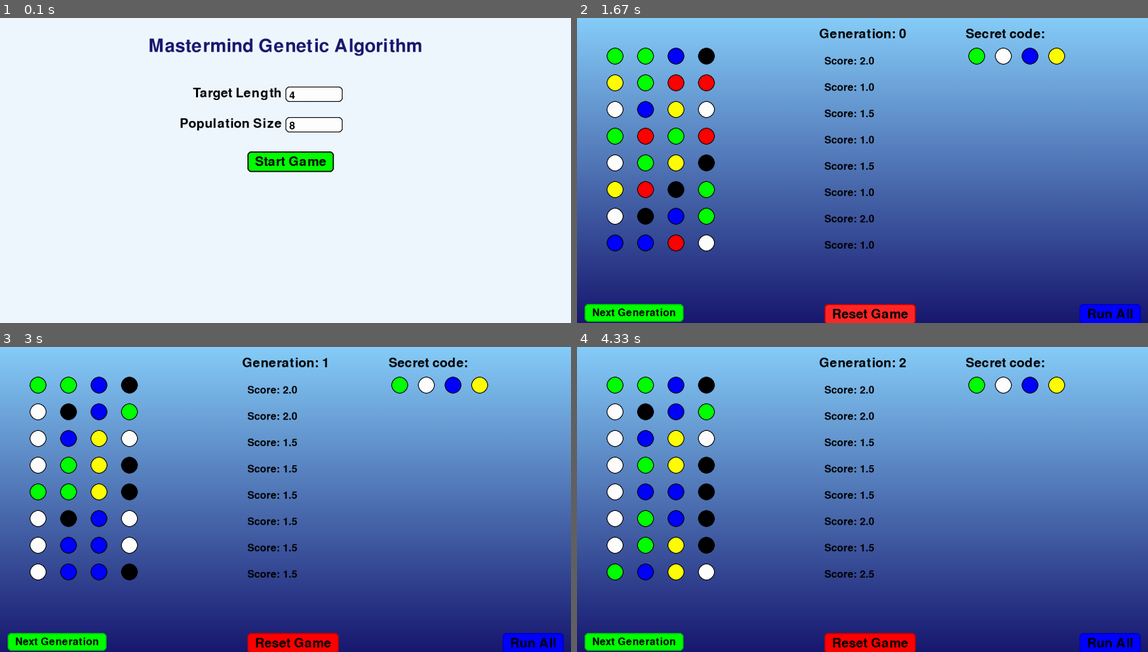
Above: before the commit, frames 1-4 (two rows, left to right).
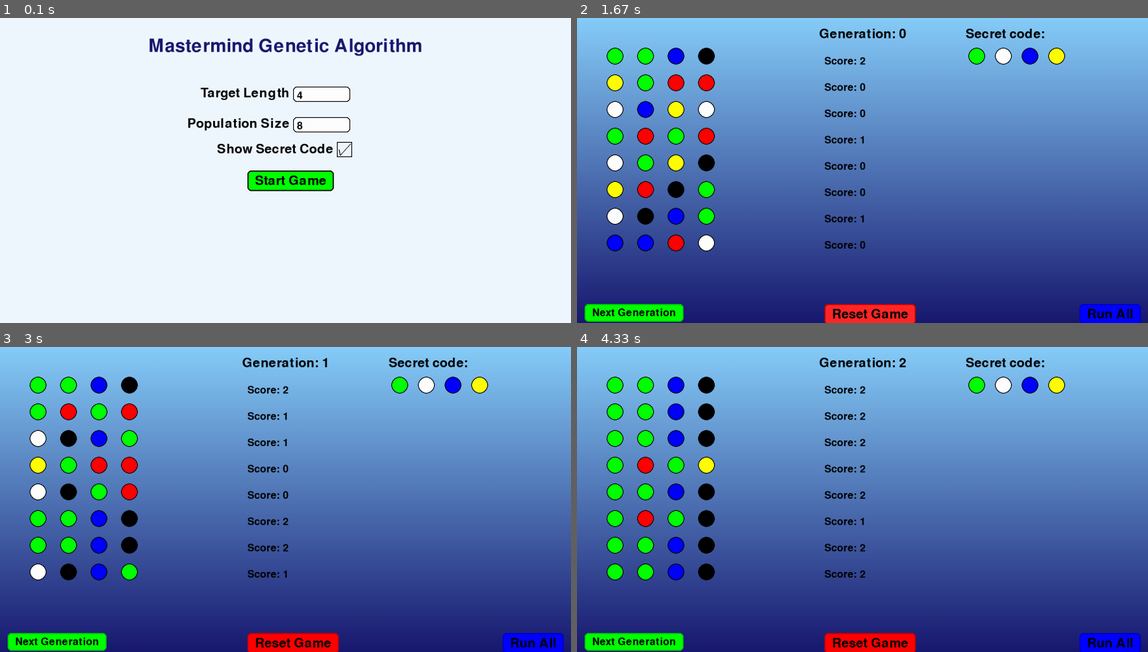
Above: after the commit, the same moments.

Repository: Totm33606/mastermind_app
Game: pygame game, started from mastermind_pygame.py
Two runs of this game, one before a commit and one after it. Both use one fixed random seed, a clock stepped at 60 frames per second and the inputs below.
Inputs (mouse positions are in pixels of both pictures, inside the frame that each line leads up to):
- Up to frame 1 (0.1 s): no input
- Up to frame 2 (1.67 s): click (862, 170) at 0.38 s; click "Run All" at 0.72 s; click (685, 124) at 1.05 s; click "Reset Game" at 1.38 s
- Up to frame 3 (3 s): click (296, 395) at 1.72 s; click "Next Generation" at 2.55 s; click (205, 435) at 2.88 s
- Up to frame 4 (4.33 s): click "Next Generation" at 3.72 s; click (982, 444) at 4.05 s

The runs differ from the first frame. In frame 1, 3.2% of the frame differs, in the area x 31-62%, y 22-57%; in frame 2, 0.3%; in frame 3, 2.7%; in frame 4, 2.5%.

Commit message:
add show secret box

Diff:
--- a/mastermind_pygame.py
+++ b/mastermind_pygame.py
@@ -4,7 +4,7 @@
 
 # Constants
 COLORS = ["Red", "Blue", "Green", "Yellow", "Black", "White"]
-MUTATION_RATE = 0.1
+MUTATION_RATE = 0.8
 EXACT_MATCH = 1
 PARTIAL_MATCH = 0.5
 SCREEN_WIDTH = 1500
@@ -31,7 +31,7 @@
 def generate_combination(length):
     return [random.choice(COLORS) for _ in range(length)]
 
-def score_combination(combination, target):
+def score_combination(combination, target, exact_only=False):
     exact_match, partial_match = 0, 0
     remaining_colors, remaining_target = [], []
 
@@ -42,13 +42,16 @@
             remaining_colors.append(comb_color)
             remaining_target.append(target_color)
 
-    target_counts = Counter(remaining_target)
-    for color in remaining_colors:
-        if target_counts[color] > 0:
-            partial_match += 1
-            target_counts[color] -= 1
-
-    return exact_match * EXACT_MATCH + partial_match * PARTIAL_MATCH
+    if exact_only:
+        score = exact_match * EXACT_MATCH
+    else:
+        target_counts = Counter(remaining_target)
+        for color in remaining_colors:
+            if target_counts[color] > 0:
+                partial_match += 1
+                target_counts[color] -= 1
+        score = exact_match * EXACT_MATCH + partial_match * PARTIAL_MATCH
+    return score
 
 def crossover(parent1, parent2, length):
     return [random.choice([parent1[i], parent2[i]]) for i in range(length)]
@@ -63,7 +66,7 @@
     def __init__(self):
         self.target_length = 4
         self.population_size = 8
-        self.running = True
+        self.show_secret_code = True
         self.input_active_target_length = False
         self.input_active_population_size = False
         self.target_length_input = str(self.target_length)
@@ -77,27 +80,39 @@
         screen.blit(text_surface, (x + 10, y + 10))
 
     def draw_button(self, x, y, text, font, bg_color, text_color, border_color, padding=20, hover=False):
-        # Rendu du texte
         text_surface = font.render(text, True, text_color)
         text_width, text_height = text_surface.get_size()
         button_width = text_width + padding * 2
         button_height = text_height + padding
 
         final_bg_color = tuple(min(c + 40, 255) for c in bg_color) if hover else bg_color
-        pygame.draw.rect(screen, final_bg_color, (x, y, button_width, button_height), border_radius=10) # Fond
-        pygame.draw.rect(screen, border_color, (x, y, button_width, button_height), width=3, border_radius=10) # Bordure
-
-        # Positionnement du texte pour le centrer dans le bouton
+        pygame.draw.rect(screen, final_bg_color, (x, y, button_width, button_height), border_radius=10)  # Fond
+        pygame.draw.rect(screen, border_color, (x, y, button_width, button_height), width=3, border_radius=10)  # Bordure
+
         text_x = x + (button_width - text_width) // 2
         text_y = y + (button_height - text_height) // 2
         screen.blit(text_surface, (text_x, text_y))
-
-        # Retourne un objet Rect pour détecter les clics
         return pygame.Rect(x, y, button_width, button_height)
 
+    def draw_checkbox(self, x, y, text, checked):
+        text_surface = font_medium.render(text, True, (0, 0, 0))
+        text_width, _ = text_surface.get_size()
+        screen.blit(text_surface, (x, y + 2))
+        box_size = 40
+        box_x = x + text_width + 10
+        box_y = y
+        pygame.draw.rect(screen, (0, 0, 0), (box_x, box_y, box_size, box_size), 2)
+
+        # Dessin du "tick" si la case est cochée (plus épais)
+        if checked:
+            pygame.draw.line(screen, (0, 0, 0), (box_x + 5, box_y + box_size // 2), (box_x + 8, box_y + box_size - 5), 2)
+            pygame.draw.line(screen, (0, 0, 0), (box_x + 8, box_y + box_size - 5), (box_x + box_size - 5, box_y + 5), 2)
+
+        return pygame.Rect(box_x, box_y, box_size, box_size)
 
     def show(self):
-        while self.running:
+        running = True
+        while running:
             screen.fill((240, 248, 255))  # Fond bleu clair (AliceBlue)
 
             # Titre
@@ -105,8 +120,8 @@
             screen.blit(title_text, (SCREEN_WIDTH // 2 - title_text.get_width() // 2, 50))
 
             # Labels et champs de saisie
-            label_x = SCREEN_WIDTH // 2 - 10
-            input_x = SCREEN_WIDTH // 2
+            label_x = SCREEN_WIDTH // 2 + 10
+            input_x = SCREEN_WIDTH // 2 + 20
             input_width = 150
 
             # Target Length
@@ -119,12 +134,15 @@
             screen.blit(population_label, (label_x - population_label.get_width(), 260))
             self.draw_input_field(input_x, 260, input_width, self.population_size_input, self.input_active_population_size)
 
+            # Case à cocher pour afficher/cacher le code secret
+            checkbox = self.draw_checkbox(SCREEN_WIDTH // 2 - 180, 325, "Show Secret Code", self.show_secret_code)
+
             # Bouton Start Game
             mouse_pos = pygame.mouse.get_pos()
-            start_hover = SCREEN_WIDTH // 2 - 100 < mouse_pos[0] < SCREEN_WIDTH // 2 + 100 and 350 < mouse_pos[1] < 420
+            start_hover = SCREEN_WIDTH // 2 - 100 < mouse_pos[0] < SCREEN_WIDTH // 2 + 100 and 400 < mouse_pos[1] < 470
             start_button = self.draw_button(
                 x=SCREEN_WIDTH // 2 - 100,
-                y=350,
+                y=400,
                 text="Start Game",
                 font=font_medium,
                 bg_color=(0, 255, 0),         # Couleur verte
@@ -139,11 +157,13 @@
             # Gérer les événements
             for event in pygame.event.get():
                 if event.type == pygame.QUIT:
-                    self.running = False
+                    running = False
                 elif event.type == pygame.MOUSEBUTTONDOWN:
                     if start_button.collidepoint(event.pos):
                         self.start_game()
                         return
+                    elif checkbox.collidepoint(event.pos):
+                        self.show_secret_code = not self.show_secret_code  # Inverser l'état de la case à cocher
                     elif input_x < event.pos[0] < input_x + input_width and 180 < event.pos[1] < 220:
                         self.input_active_target_length = True
                         self.input_active_population_size = False
@@ -174,13 +194,16 @@
             target_length = self.target_length
             population_size = self.population_size
 
-        game = MastermindGame(target_length, population_size)
+        # Passer le paramètre show_secret_code au jeu
+        game = MastermindGame(target_length, population_size, show_secret_code=self.show_secret_code)
         game.run_game()
 
+
 class MastermindGame:
-    def __init__(self, target_length, population_size):
+    def __init__(self, target_length, population_size, show_secret_code=True):
         self.target_length = target_length
         self.population_size = population_size
+        self.show_secret_code = show_secret_code
         self.target_combination = generate_combination(target_length)
         self.population = [generate_combination(target_length) for _ in range(population_size)]
         self.generation = 0
@@ -208,7 +231,7 @@
                 pygame.draw.circle(screen, self.get_color_from_name(color), (100 + j * 80, y_offset + i * 70), 20)  # Cercle colorÃ©, rayon 20
 
             # Afficher le score de chaque combinaison
-            score = score_combination(combination, self.target_combination)
+            score = score_combination(combination, self.target_combination, exact_only=True)
             score_text = font_small.render(f"Score: {score}", True, (0, 0, 0))
             screen.blit(score_text, (650, y_offset + i * 69))
 
@@ -264,7 +287,7 @@
             return
 
         self.generation += 1
-        scored_population = [(combo, score_combination(combo, self.target_combination)) for combo in self.population]
+        scored_population = [(combo, score_combination(combo, self.target_combination, exact_only=True)) for combo in self.population]
         scored_population.sort(key=lambda x: x[1], reverse=True)
         survivors = [combo for combo, _ in scored_population[:self.population_size // 2]]
 
@@ -282,22 +305,21 @@
         running = True
         run_all = False
         self.check_solution() # Si dans la pop init on trouve par miracle le code du 1er coup
-
         while running:
             # Dessiner le fond dégradé
             self.draw_gradient_background(screen, (135, 206, 250), (25, 25, 112))  # Bleu ciel vers bleu nuit
 
-            # Dessiner le reste de l'interface
-            self.draw_secret_code()
+            if self.show_secret_code:
+                 # Affichage de 'Secret Code'
+                self.draw_secret_code()
+                secret_text = font_medium.render("Secret code:", True, (0, 0, 0))
+                screen.blit(secret_text, (SCREEN_WIDTH - 375 - secret_text.get_width() // 2, 25))
+
             self.draw_population()
 
             # Affichage de la génération
             generation_text = font_medium.render(f"Generation: {self.generation}", True, (0, 0, 0))
             screen.blit(generation_text, (SCREEN_WIDTH // 2 - generation_text.get_width() // 2, 25))
-
-            # Affichage de 'Secret Code'
-            secret_text = font_medium.render("Secret code:", True, (0, 0, 0))
-            screen.blit(secret_text, (SCREEN_WIDTH - 375 - secret_text.get_width() // 2, 25))
 
             # Coordonnées des boutons
             button_y = SCREEN_HEIGHT - 50
